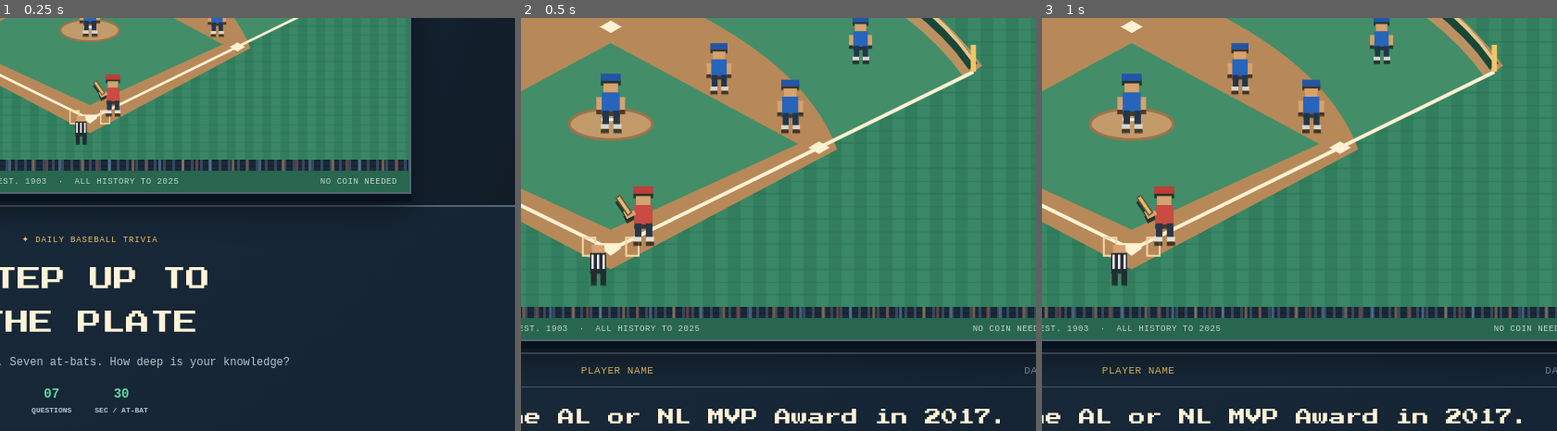
Above: before the commit, frames 1-3 (left to right).
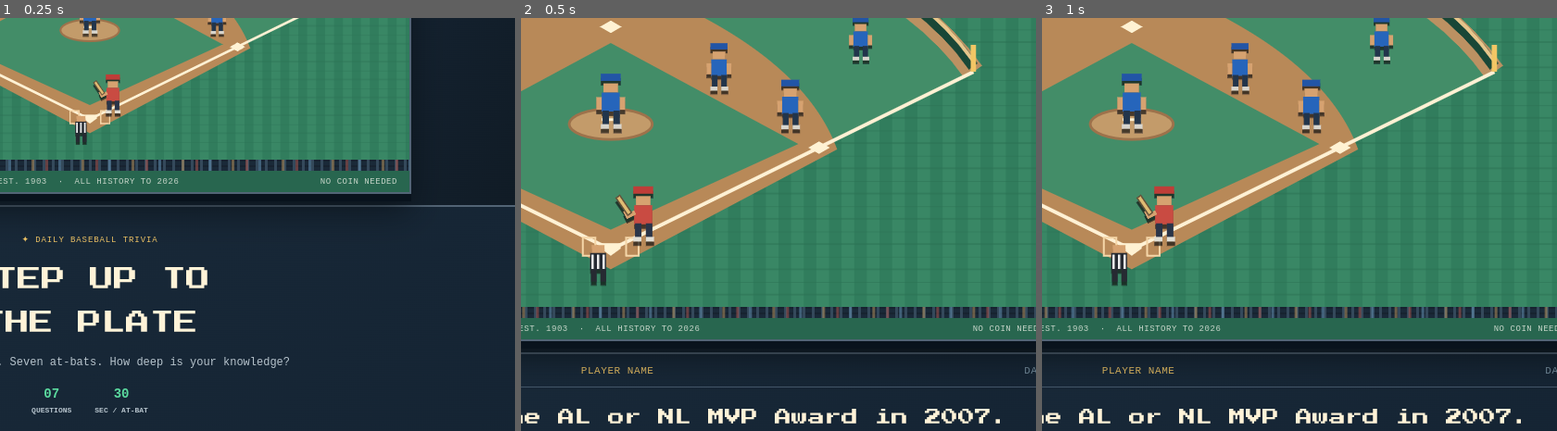
Above: after the commit, the same moments.

Repository: NathanN-275/Homerun_DailyGame
Game: browser game, page index.html
The game is run twice, just before and just after one commit, with the same random seed, the same clock (stepped at 60 frames per second) and the same inputs.
Inputs:
- Up to frame 1 (0.25 s): no input
- Up to frame 2 (0.5 s): click "PLAY BALL ↗" at 0.27 s
- Up to frame 3 (1 s): no input
The pictures show only the part of the screen within x 41-91%, y 37-87%; the shares and areas given below are measured in that part.

The runs differ from the first frame. In frame 1, less than 0.1% of the frame differs, in the area x 33-35%, y 38-41%; in frame 2, less than 0.1%, in the area x 33-88%, y 74-99%; in frame 3, less than 0.1%.

Commit message:
feat: prioritize recent baseball trivia and add 2026 deck
- What changed: Replaced the 1998 deck with 2026 questions and reordered the 28-day rotation from newest to oldest.

- Why: Make recent MLB seasons the focus while adding completed 2026 results.

- Files/systems affected: question bank, source audit, verification fixture, game history label, and sourcing documentation.

- Testing: Verification scripts were updated but not run; 2026 answer sets were manually checked against linked MLB.com sources.

Diff:
--- a/index.html
+++ b/index.html
@@ -96,7 +96,7 @@
           <div class="result-banner" id="result-banner" aria-live="polite" aria-atomic="true"></div>
         </div>
         <div class="crowd-band crowd-bottom" aria-hidden="true"></div>
-        <div class="stadium-caption"><span>★ THE DIAMOND</span><span>EST. 1903&nbsp; · &nbsp;ALL HISTORY TO 2025</span><span>NO COIN NEEDED</span></div>
+        <div class="stadium-caption"><span>★ THE DIAMOND</span><span>EST. 1903&nbsp; · &nbsp;ALL HISTORY TO 2026</span><span>NO COIN NEEDED</span></div>
       </section>
       </div>
 
--- a/questions.js
+++ b/questions.js
@@ -1,6 +1,6 @@
 /*
- * Seven open-answer prompts per day. Season records stop at 2025.
- * Retrosheet supplies the qualifying players and teams. Scoring tiers are editorial.
+ * Seven open-answer prompts per day. Season records stop at 2026.
+ * Retrosheet supplies historical answer sets; MLB.com supplies 2026 results. Scoring tiers are editorial.
  */
 (() => {
   const retrosheetAwards = "https://www.retrosheet.org/boxesetc/MISC/XOH.htm";
@@ -14,7 +14,7 @@
     "Satchel Paige":["Leroy Paige"], "Cool Papa Bell":["James Bell","Cool Papa"], "Pop Lloyd":["John Henry Lloyd"],
     "Paul Waner":["Big Poison"], "Lloyd Waner":["Little Poison"]
   };
-  const years = Array.from({length:28}, (_, i) => 1998+i);
+  const years = [2026, ...Array.from({length:27}, (_, i) => 1999+i)];
   const source = (title, url, cutoff="2025 season") => ({title, url, cutoff});
   const record = (id, category, question, answers, details, ref) => ({
     id, category, question,
@@ -42,7 +42,7 @@
     [2024,"Shohei Ohtani","Aaron Judge"],[2025,"Shohei Ohtani","Aaron Judge"]
   ];
   const cyYoung = [
-    ["Roger Clemens","Tom Glavine"],["Pedro Martinez","Randy Johnson"],
+    ["Cam Schlittler","Jacob Misiorowski"],["Pedro Martinez","Randy Johnson"],
     ["Pedro Martinez","Randy Johnson"],["Roger Clemens","Randy Johnson"],
     ["Barry Zito","Randy Johnson"],["Roy Halladay","Eric Gagne"],
     ["Johan Santana","Roger Clemens"],["Bartolo Colon","Chris Carpenter"],
@@ -58,7 +58,7 @@
     ["Tarik Skubal","Chris Sale"],["Tarik Skubal","Paul Skenes"]
   ];
   const rookie = [
-    ["Kerry Wood","Ben Grieve"],["Scott Williamson","Carlos Beltran"],
+    ["Sal Stewart","Kevin McGonigle"],["Scott Williamson","Carlos Beltran"],
     ["Rafael Furcal","Kazuhiro Sasaki"],["Albert Pujols","Ichiro Suzuki"],
     ["Jason Jennings","Eric Hinske"],["Dontrelle Willis","Angel Berroa"],
     ["Jason Bay","Bobby Crosby"],["Ryan Howard","Huston Street"],
@@ -74,7 +74,7 @@
     ["Paul Skenes","Luis Gil"],["Drake Baldwin","Nick Kurtz"]
   ];
   const worldSeriesTeams = [
-    ["New York Yankees", "San Diego Padres"],
+    ["Milwaukee Brewers", "Tampa Bay Rays"],
     ["New York Yankees", "Atlanta Braves"],
     ["New York Yankees", "New York Mets"],
     ["Arizona Diamondbacks", "New York Yankees"],
@@ -104,14 +104,14 @@
     ["Los Angeles Dodgers", "Toronto Blue Jays"]
   ];
   const worldSeriesMvp = [
-    "Scott Brosius","Mariano Rivera","Derek Jeter",["Randy Johnson","Curt Schilling"],"Troy Glaus","Josh Beckett",
+    "William Contreras","Mariano Rivera","Derek Jeter",["Randy Johnson","Curt Schilling"],"Troy Glaus","Josh Beckett",
     "Manny Ramirez","Jermaine Dye","David Eckstein","Mike Lowell","Cole Hamels","Hideki Matsui",
     "Edgar Renteria","David Freese","Pablo Sandoval","David Ortiz","Madison Bumgarner","Salvador Perez",
     "Ben Zobrist","George Springer","Steve Pearce","Stephen Strasburg","Corey Seager","Jorge Soler",
     "Jeremy Pena","Corey Seager","Freddie Freeman","Yoshinobu Yamamoto"
   ];
   const battingRows = [
-    [1998, "home runs", 56, [["Mark McGwire","walk"], ["Sammy Sosa","single"], ["Ken Griffey Jr.","double"]]],
+    [2026, "home runs", 40, [["Pete Crow-Armstrong","double"], ["Kyle Schwarber","single"], ["Pete Alonso","single"], ["Yordan Alvarez","walk"], ["Junior Caminero","double"], ["Hunter Goodman","home-run"], ["Matt Olson","single"], ["Ben Rice","home-run"]]],
     [1999, "home runs", 63, [["Mark McGwire","single"], ["Sammy Sosa","walk"]]],
     [2000, "doubles", 51, [["Todd Helton","walk"], ["Carlos Delgado","single"], ["Jeff Cirillo","double"], ["Nomar Garciaparra","single"], ["Jose Vidro","home-run"]]],
     [2001, "hits in one game", 6, [["Damion Easley","home-run"], ["Paul Lo Duca","double"]]],
@@ -141,7 +141,7 @@
     [2025, "hits in one game", 6, [["Nick Kurtz","single"], ["Austin Wynns","home-run"]]]
   ];
   const warmupRows = [
-    [1998, "hits", 203, [["Dante Bichette","single"], ["Alex Rodriguez","walk"], ["Craig Biggio","walk"], ["Vinny Castilla","single"], ["Mo Vaughn","single"], ["Derek Jeter","walk"]]],
+    [2026, "home runs", 45, [["Pete Crow-Armstrong","walk"], ["Kyle Schwarber","single"]]],
     [1999, "hits", 200, [["Derek Jeter","walk"], ["B.J. Surhoff","double"], ["Luis Gonzalez","single"], ["Doug Glanville","home-run"], ["Bernie Williams","home-run"], ["Randy Velarde","home-run"]]],
     [2000, "home runs", 44, [["Sammy Sosa","walk"], ["Barry Bonds","walk"], ["Troy Glaus","single"], ["Jeff Bagwell","walk"], ["Vladimir Guerrero","walk"], ["Richard Hidalgo","home-run"]]],
     [2001, "home runs", 49, [["Barry Bonds","walk"], ["Sammy Sosa","walk"], ["Luis Gonzalez","single"], ["Alex Rodriguez","walk"], ["Jim Thome","walk"], ["Shawn Green","single"], ["Todd Helton","walk"]]],
@@ -197,22 +197,20 @@
       [answer(nl,tierByName.get(nl)||"walk"),answer(al,tierByName.get(al)||"single")],
       `${year} AL and NL Most Valuable Players.`,awardsRef("A4"))
   );
-  const negroHallSource={
-    ...awardsRef("A1"),
-    corroboration:"https://baseballhall.org/hall-of-fame/hall-of-famers-by-election-method"
-  };
-  mvpQuestions[0]=record("negro-leagues-hof-1971-73","player",
-    "Name a player the Negro Leagues committee elected to the Hall of Fame from 1971 through 1973.",
-    [answer("Satchel Paige"),answer("Josh Gibson"),answer("Buck Leonard","double"),answer("Monte Irvin","home-run")],
-    "Paige was the committee’s first electee in 1971. Gibson and Leonard followed in 1972, then Irvin in 1973.",
-    negroHallSource);
+  mvpQuestions[0]=record("player-2026-mvp","player",
+    "Name a player who won the AL or NL MVP Award in 2026.",
+    [answer("Yordan Alvarez","walk"),answer("Pete Crow-Armstrong","single")],
+    "Yordan Alvarez won the American League MVP Award, and Pete Crow-Armstrong won the National League award.",
+    source("MLB.com 2026 MVP results","https://www.mlb.com/news/2026-mlb-mvp-award-winners","2026 season"));
   mvpQuestions[27]=record("player-2023-25-mvp","player",
     "Name a player who won the AL or NL MVP Award from 2023 through 2025.",
     [answer("Shohei Ohtani"),answer("Aaron Judge"),answer("Ronald Acuna Jr.","single")],
     "Both leagues’ MVP winners from those three seasons qualify.",awardsRef("A4"));
 
   function battingPrompt(id,category,[year,stat,minimum,answers]) {
-    const ref=source(`Retrosheet ${year} regular season event files`,`https://www.retrosheet.org/events/${year}eve.zip`);
+    const ref=year===2026
+      ? source("MLB.com 2026 regular season home run leaders","https://www.mlb.com/stats/home-runs/regular-season/2026","2026 season")
+      : source(`Retrosheet ${year} regular season event files`,`https://www.retrosheet.org/events/${year}eve.zip`);
     const clue=stat==="hits in one game"
       ? `Name an AL or NL player who had at least ${minimum} hits in a game during the ${year} regular season.`
       : `Name an AL or NL player with at least ${minimum} ${stat} in the ${year} regular season.`;
@@ -221,6 +219,10 @@
     return {...prompt,stat};
   }
   const warmups=warmupRows.map((row,index)=>battingPrompt(`player-${years[index]}-batting`,"player",row));
+  const negroHallSource={
+    ...awardsRef("A1"),
+    corroboration:"https://baseballhall.org/hall-of-fame/hall-of-famers-by-election-method"
+  };
   warmups[13]=record("negro-leagues-hof-1974-77","player",
     "Name a player the Negro Leagues committee elected to the Hall of Fame from 1974 through 1977.",
     [answer("Cool Papa Bell"),answer("Judy Johnson","double"),answer("Oscar Charleston","single"),
@@ -229,12 +231,18 @@
     negroHallSource);
   const batting=battingRows.map((row,index)=>battingPrompt(`batting-${index+1}`,"batting",row));
   const pitching = cyYoung.map(([al,nl],i)=>{
-    const year=1998+i;
-    return record(`pitching-${year}`,"pitching",`Name a Cy Young Award winner from ${year}.`,[answer(al,tierByName.get(al)||"walk"),answer(nl,tierByName.get(nl)||"single")],`${year} American and National League Cy Young Award winners.`,awardsRef("A5"));
+    const year=years[i];
+    const ref=year===2026
+      ? source("MLB.com 2026 Cy Young results","https://www.mlb.com/news/2026-mlb-cy-young-award-winners","2026 season")
+      : awardsRef("A5");
+    return record(`pitching-${year}`,"pitching",`Name a Cy Young Award winner from ${year}.`,[answer(al,tierByName.get(al)||"walk"),answer(nl,tierByName.get(nl)||"single")],`${year} American and National League Cy Young Award winners.`,ref);
   });
   const awards = rookie.map(([nl,al],i)=>{
-    const year=1998+i;
-    return record(`awards-${year}`,"awards",`Name a Rookie of the Year Award winner from ${year}.`,[answer(nl,tierByName.get(nl)||"single"),answer(al,tierByName.get(al)||"walk")],`${year} National and American League Rookie of the Year winners.`,awardsRef("A6"));
+    const year=years[i];
+    const ref=year===2026
+      ? source("MLB.com 2026 Rookie of the Year results","https://www.mlb.com/news/2026-mlb-rookie-of-the-year-award-winners","2026 season")
+      : awardsRef("A6");
+    return record(`awards-${year}`,"awards",`Name a Rookie of the Year Award winner from ${year}.`,[answer(nl,tierByName.get(nl)||"single"),answer(al,tierByName.get(al)||"walk")],`${year} National and American League Rookie of the Year winners.`,ref);
   });
   const teamAliases={
     "Anaheim Angels":["Los Angeles Angels","Angels"], "Florida Marlins":["Miami Marlins","Marlins"],
@@ -245,8 +253,10 @@
     "Cleveland Indians":["Cleveland Guardians","Indians","Guardians"], "Tampa Bay Rays":["Rays","Devil Rays"]
   };
   const franchises = worldSeriesTeams.map(([winner,runnerUp],i)=>{
-    const year=1998+i;
-    const ref=source(`Retrosheet ${year} postseason results`,`https://www.retrosheet.org/boxesetc/${year}/YPS_${year}.htm`);
+    const year=years[i];
+    const ref=year===2026
+      ? source("MLB.com 2026 postseason results","https://www.mlb.com/postseason/history/2026","2026 postseason")
+      : source(`Retrosheet ${year} postseason results`,`https://www.retrosheet.org/boxesetc/${year}/YPS_${year}.htm`);
     const answers=[winner,runnerUp].map((team,index)=>
       answer(team,tierByName.get(team)||(index===0?"walk":"single"),teamAliases[team]||[team.split(" ").at(-1)])
     );
@@ -254,15 +264,19 @@
       answers,`${winner} beat ${runnerUp} in the ${year} World Series.`,ref);
   });
   const postseason = worldSeriesMvp.map((winners,i)=>{
-    const year=1998+i;
-    const previous=i===0?"Livan Hernandez":worldSeriesMvp[i-1];
-    const names=[...new Set([previous,winners].flat())];
-    return record(`postseason-${year}`,"postseason",`Name a World Series MVP from ${year-1} or ${year}.`,
+    const year=years[i];
+    const previous=i===0?["Yoshinobu Yamamoto"]:i===1?["Scott Brosius"]:[worldSeriesMvp[i-1]].flat();
+    const names=[...new Set([...previous,...[winners].flat()])];
+    const ref=year===2026
+      ? source("MLB.com 2026 World Series MVP","https://www.mlb.com/awards/postseason","2026 postseason")
+      : awardsRef("A10");
+    const period=`${year-1} or ${year}`;
+    return record(`postseason-${year}`,"postseason",`Name a World Series MVP from ${period}.`,
       names.map(name=>answer(name,tierByName.get(name)||"single")),
-      `World Series MVPs from either ${year-1} or ${year} qualify.`,awardsRef("A10"));
+      `World Series MVPs from ${period} qualify.`,ref);
   });
   const all = [...mvpQuestions,...warmups,...batting,...pitching,...awards,...franchises,...postseason];
-  const decks = years.map((year,i)=>[
+  const decks = [0,...Array.from({length:27},(_,i)=>27-i)].map(i=>[
     mvpQuestions[i],warmups[i],batting[i],pitching[i],awards[i],franchises[i],postseason[i]
   ]);
   window.HOMERUN_BANK = {all,decks,cycleStart:"2026-11-19"};
--- a/verify.mjs
+++ b/verify.mjs
@@ -111,17 +111,19 @@
   browser.tick();
   assert.equal(browser.nodes.stadium.dataset.outcome,"");
 }
-expectOutcome("Buck Leonar","double",100,"second");
-expectOutcome("Derek Jeter","walk",110,"first");
-expectOutcome("Big Mac","walk",120,"first");
-expectOutcome("Tom Glavine","single",170,"first");
+expectOutcome("Yordan Alvare","walk",10,"first");
+expectOutcome("Kyle Schwarber","single",60,"first");
+expectOutcome("Ben Rice","home-run",260);
+expectOutcome("Jacob Misiorowski","single",310,"first");
+expectOutcome("Kevin McGonigle","walk",320,"first");
+expectOutcome("Tampa Bay Rays","single",370,"first");
 for(const [value,outcome] of [[0,"strike"],[.99,"foul"]]) {
   sampleRandom=()=>value;
   now+=30_000;
   browser.tick();
   assert.equal(browser.nodes.stadium.dataset.outcome,outcome);
   assert.ok(browser.nodes["result-banner"].classList.contains("show"));
-  assert.equal(Number(browser.nodes.score.textContent),170);
+    assert.equal(Number(browser.nodes.score.textContent),370);
   const rightLanding=browser.nodes.stadium.style["--foul-x"];
   browser=loadGame();
   assert.equal(browser.nodes.stadium.dataset.outcome,outcome);
@@ -133,23 +135,23 @@
   browser.tick();
   assert.equal(browser.nodes["timer-value"].textContent,"30");
 }
-expectOutcome("Scott Brosius","home-run",370);
+expectOutcome("William Contreras","single",420,"first");
 browser=loadGame();
-assert.match(browser.nodes.postgame.innerHTML,/PERSONAL BEST · 370/);
+assert.match(browser.nodes.postgame.innerHTML,/PERSONAL BEST · 420/);
 assert.match(browser.nodes.postgame.innerHTML,/STRIKE \+0[\s\S]*FOUL \+0/);
 assert.equal([...browser.nodes.postgame.innerHTML.matchAll(/<details class="answer-review">/g)].length,7);
 for(const [label,points] of [["WALK",10],["SINGLE",50],["DOUBLE",100],["HOME RUN",200]]) {
   assert.match(browser.nodes.postgame.innerHTML,new RegExp(`${label} · ${points} pts`));
 }
 browser.nodes["start-button"].events.click();
-assert.equal(browser.nodes.score.textContent,"370");
+assert.equal(browser.nodes.score.textContent,"420");
 assert.equal(browser.nodes["game-status"].textContent,"FINAL");
 now=Date.parse("2026-11-20T05:00:00Z");
 browser.tick();
 assert.equal(browser.nodes["panel-day"].textContent,"DAY 02 / 28");
 assert.equal(browser.nodes.score.textContent,"000");
 assert.equal(browser.nodes["timer-value"].textContent,"30");
-assert.equal(JSON.parse([...storage.values()][0]).best,370);
+assert.equal(JSON.parse([...storage.values()][0]).best,420);
 browser.nodes["start-button"].events.click();
 for(const horizontalRoll of [.05,.5,.95]) {
   const rolls=[.9,horizontalRoll,.3];
Not shown, changed: docs/adr/0001-editorial-rarity-and-sourced-answer-sets.md
Not shown, changed: docs/baseball-scoring-and-sourcing.md
